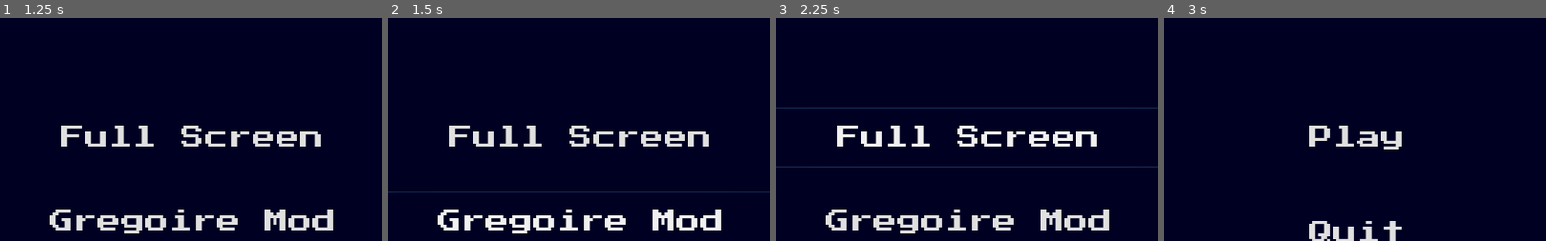
Above: before the commit, frames 1-4 (left to right).
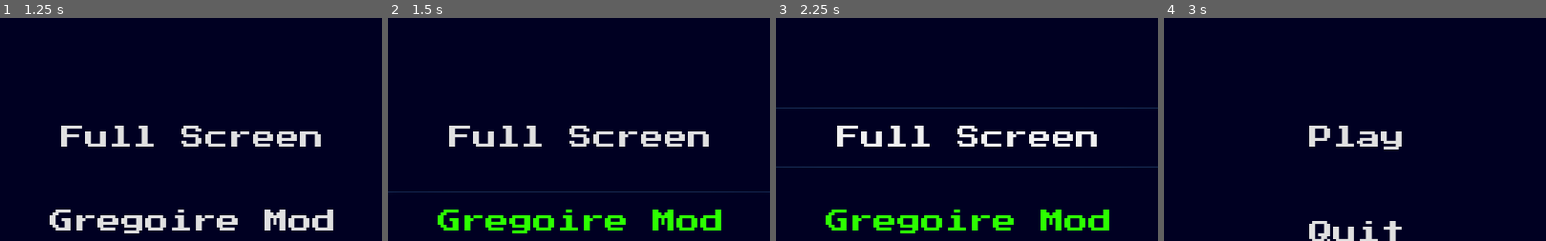
Above: after the commit, the same moments.

Repository: Daymortel/drones-invaders
Game: Godot game, scene res://scenes/menu.tscn
The game is run twice, just before and just after one commit, with the same random seed, the same clock (stepped at 60 frames per second) and the same inputs.
Inputs:
- Up to frame 1 (1.25 s): click "Settings" at 0.5 s
- Up to frame 2 (1.5 s): click "Gregoire Mod" at 1.25 s
- Up to frame 3 (2.25 s): click "Full Screen" at 2 s
- Up to frame 4 (3 s): click "Back" at 2.75 s
The pictures show only the part of the screen within x 25-75%, y 23-73%; the shares and areas given below are measured in that part.

Frame 1 is identical in both runs. In frame 2, 3.1% of the frame differs, in the area x 13-88%, y 85-97%; in frame 3, 3.1%; in frame 4, nothing differs.

Commit message:
Gregoire Mode

Diff:
--- a/project.godot
+++ b/project.godot
@@ -13,6 +13,10 @@
 config/name="Drones Invaders"
 run/main_scene="res://scenes/menu.tscn"
 config/icon="res://icon.png"
+
+[autoload]
+
+Global="*res://scripts/global.gd"
 
 [display]
 
--- a/scenes/game.tscn
+++ b/scenes/game.tscn
@@ -1,9 +1,10 @@
-[gd_scene load_steps=8 format=2]
+[gd_scene load_steps=9 format=2]
 
 [ext_resource path="res://assets/game/background.jpg" type="Texture" id=1]
 [ext_resource path="res://scenes/player.tscn" type="PackedScene" id=2]
 [ext_resource path="res://scripts/game.gd" type="Script" id=3]
 [ext_resource path="res://scenes/drone.tscn" type="PackedScene" id=4]
+[ext_resource path="res://scenes/gregoire.tscn" type="PackedScene" id=5]
 
 [sub_resource type="RectangleShape2D" id=1]
 extents = Vector2( 519.5, 36 )
@@ -13,12 +14,13 @@
 
 [sub_resource type="Curve2D" id=3]
 _data = {
-"points": PoolVector2Array( 0, 0, 0, 0, 0.00587084, 0, 0, 0, 0, 0, 1017.99, 0, 0, 0, 0, 0, 1017.99, 64, 0, 0, 0, 0, 0.00587084, 64, 0, 0, 0, 0, 0.00587084, 0 )
+"points": PoolVector2Array( 0, 0, 0, 0, 0, 0, 0, 0, 0, 0, 1024, 0, 0, 0, 0, 0, 1024, 88, 0, 0, 0, 0, 0, 88, 0, 0, 0, 0, 0, 0 )
 }
 
 [node name="Node2D" type="Node2D"]
 script = ExtResource( 3 )
 mob_scene = ExtResource( 4 )
+gregoire_scene = ExtResource( 5 )
 
 [node name="TextureRect" type="TextureRect" parent="."]
 anchor_right = 1.0
--- /dev/null
+++ b/scenes/gregoire.tscn
@@ -0,0 +1,28 @@
+[gd_scene load_steps=5 format=2]
+
+[ext_resource path="res://assets/gregoire/gregoire.png" type="Texture" id=1]
+[ext_resource path="res://scripts/drone.gd" type="Script" id=4]
+
+[sub_resource type="SpriteFrames" id=1]
+animations = [ {
+"frames": [ ExtResource( 1 ) ],
+"loop": true,
+"name": "default",
+"speed": 5.0
+} ]
+
+[sub_resource type="CapsuleShape2D" id=2]
+radius = 32.0
+height = 42.0
+
+[node name="Drone" type="RigidBody2D"]
+collision_mask = 2
+gravity_scale = 0.0
+script = ExtResource( 4 )
+
+[node name="AnimatedSprite" type="AnimatedSprite" parent="."]
+frames = SubResource( 1 )
+
+[node name="CollisionShape2D" type="CollisionShape2D" parent="."]
+position = Vector2( 1, 3 )
+shape = SubResource( 2 )
--- a/scenes/settings.tscn
+++ b/scenes/settings.tscn
@@ -66,7 +66,9 @@
 margin_top = 72.0
 margin_right = 278.0
 margin_bottom = 152.0
+custom_colors/font_color_pressed = Color( 0.172549, 1, 0, 1 )
 custom_fonts/font = SubResource( 1 )
+toggle_mode = true
 text = "SETTINGS_GREGOIRE"
 flat = true
 __meta__ = {
@@ -90,4 +92,5 @@
 }
 
 [connection signal="pressed" from="FullScreen" to="." method="_on_FullScreen_pressed"]
+[connection signal="toggled" from="Gregoire" to="." method="_on_Gregoire_toggled"]
 [connection signal="pressed" from="Back" to="." method="_on_Back_pressed"]
--- a/scripts/game.gd
+++ b/scripts/game.gd
@@ -2,6 +2,7 @@
 
 const bullet_ressource = preload("res://scenes/fire.tscn")
 export(PackedScene) var mob_scene
+export(PackedScene) var gregoire_scene
 
 func _physics_process(delta):
 	if Input.is_action_just_pressed("click"):
@@ -9,6 +10,13 @@
 		add_child(bullet)
 
 func _on_MobSpawnTimer_timeout():
+	if Global.gregoire:
+		spawnGregoire()
+	else:
+		spawnNormal()
+
+
+func spawnNormal():
 	randomize()
 
 	# Choose a random location on Path2D.
@@ -32,3 +40,28 @@
 	# Choose the velocity.
 	var velocity = Vector2(rand_range(150.0, 250.0), 0.0)
 	mob.linear_velocity = velocity.rotated(direction)
+
+func spawnGregoire():
+	randomize()
+
+	# Choose a random location on Path2D.
+	var mob_spawn_location = get_node("MobPath/MobSpawnLocation");
+	mob_spawn_location.offset = randi()
+
+	# Create a Mob instance and add it to the scene.
+	var mob = gregoire_scene.instance()
+	add_child(mob)
+
+	# Set the mob's direction perpendicular to the path direction.
+	var direction = mob_spawn_location.rotation + PI / 2
+
+	# Set the mob's position to a random location.
+	mob.position = mob_spawn_location.position
+
+	# Add some randomness to the direction.
+	direction += rand_range(-PI / 4, PI / 4)
+	mob.rotation = direction
+
+	# Choose the velocity.
+	var velocity = Vector2(rand_range(150.0, 250.0), 0.0)
+	mob.linear_velocity = velocity.rotated(direction)
--- /dev/null
+++ b/scripts/global.gd
@@ -0,0 +1,3 @@
+extends Node
+
+var gregoire
--- a/scripts/settings.gd
+++ b/scripts/settings.gd
@@ -7,3 +7,6 @@
 
 func _on_Back_pressed():
 	get_tree().change_scene("res://scenes/menu.tscn")
+
+func _on_Gregoire_toggled(button_pressed):
+	Global.gregoire = button_pressed
